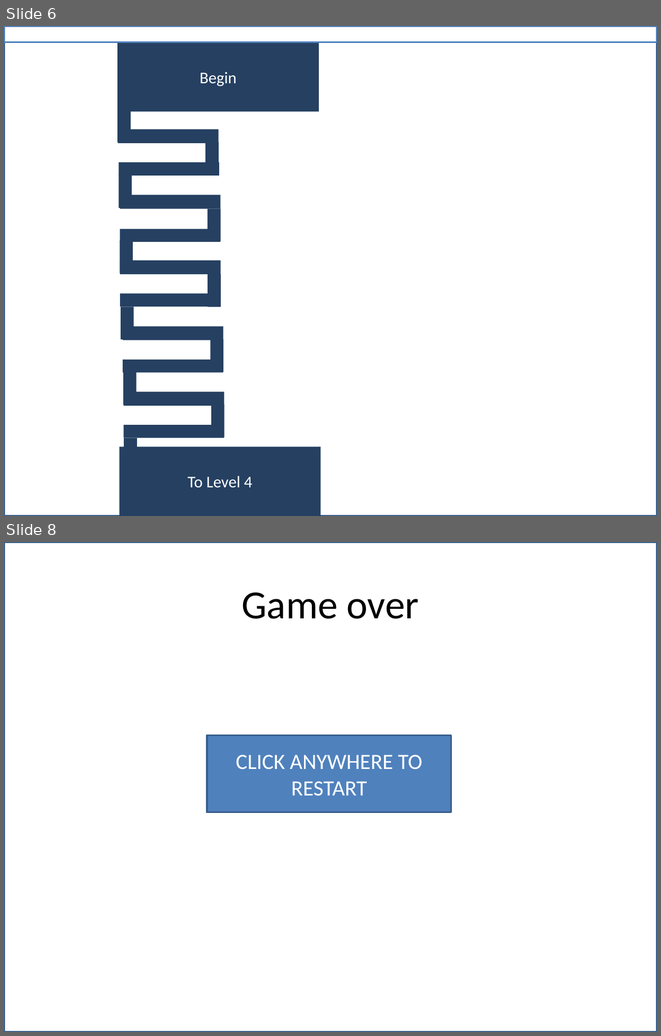
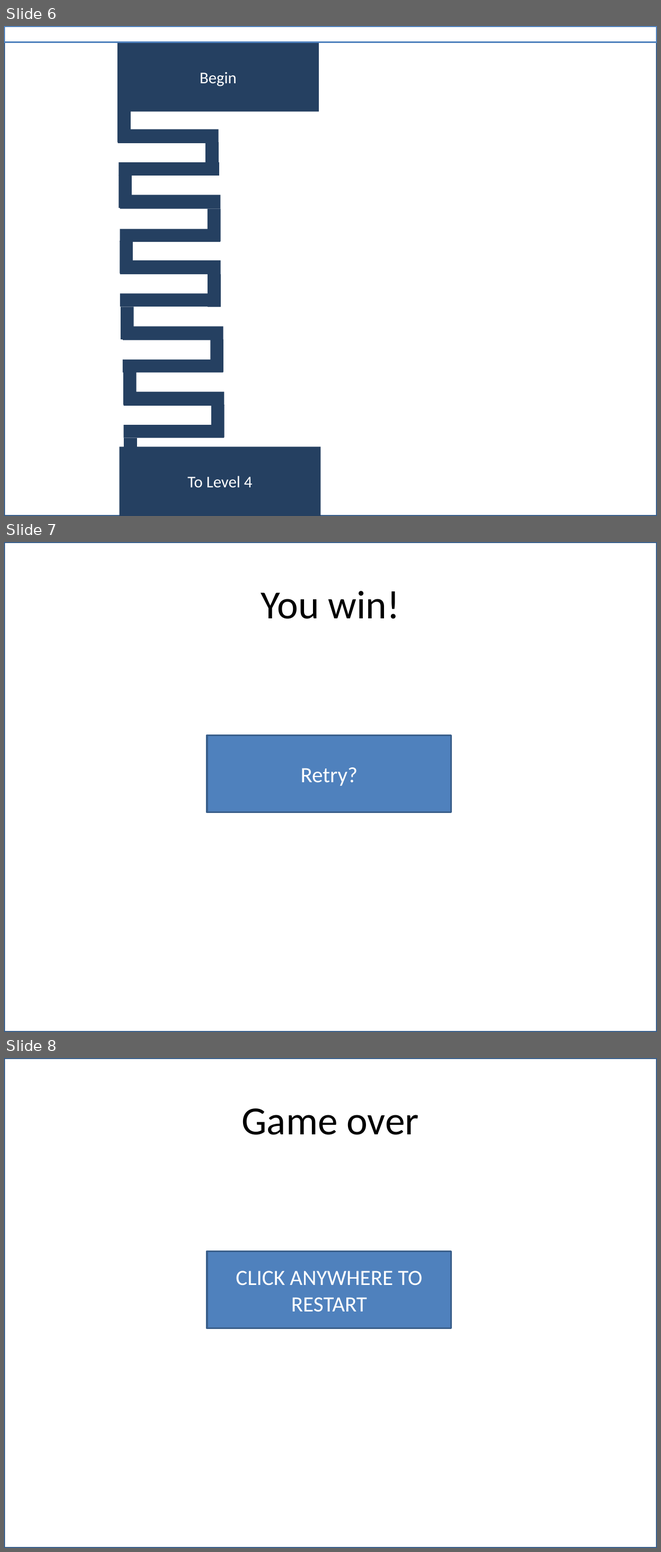
Before and after one commit to beerpsi/powerpoint-maze, a slide deck: Maze game.pptm. Shown one above the other, each under a label of ours: slides 6 and 8 before the commit, slides 6, 7 and 8 after it; the slides between them are not shown. The pictures are 661x1036 and 661x1552 pixels, drawn with LibreOffice and Linux fonts; fonts in the diff are those of the drawing. Boxes give left, top, right and bottom in pixels: in the first picture for what was removed or moved away, otherwise in the second. Text is boxed around its words. In the diff, an @@ line names an element or a change of style, - is before the commit and + after.

```diff
--- a/Maze game.pptm
+++ b/Maze game.pptm
@@ slide 7 added at <box>4,542,657,1032</box>, background #FFFFFF @@
@@ rectangle added at <box>4,542,657,1032</box>, outline #3A5F8C 2 pt @@
@@ title added at <box>261,591,400,619</box>, 44 pt, text #000000 @@
+You win!
@@ rectangle added at <box>207,735,451,812</box>, fill #4F81BD, outline #3A5F8C 2 pt, 24 pt, text #FFFFFF @@
+Retry?
```
Also in this commit, not shown: 1 slide removed.
